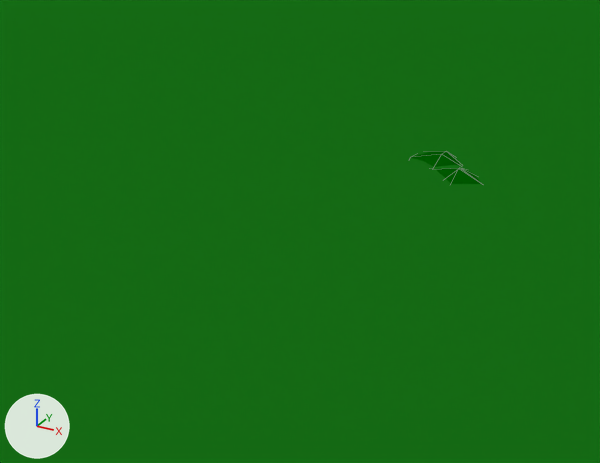
The Blender file WindGame/Assets/Blender/terrain.blend as it was, and as the next commit left it.
Rendered twice from a camera (50 mm lens) standing at (4.037, 5.611, 0.134) and looking at (3.921, 5.824, 0.028). Every picture has the same lights, and +X, +Y and +Z are marked at lower left. Mesh edges are drawn as thin lines on the coarser meshes.

The first picture shows 'Terrain', 'Tree'.
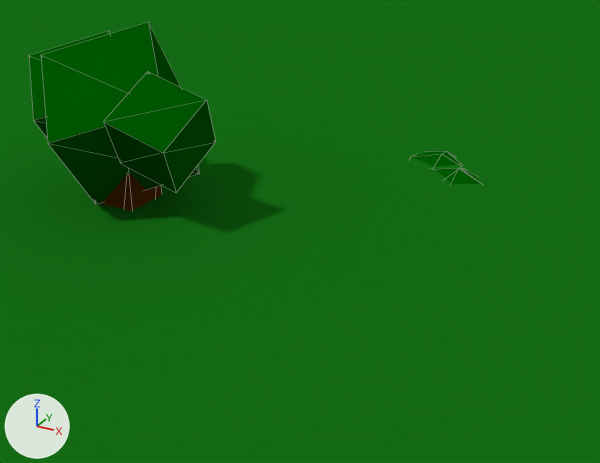
Commit message: Added new tree object 'NewTree' in blender terrain.blend

Location of each change, [x1, y1, x2, y2] in pixels of the pictures (600 x 463 px):
'NewTree', added (green): after [29, 22, 216, 211]
    faces in mat_leavesmat_001 (dark green #005c00): [29, 22, 216, 204]
    faces in mat_trunkmat_001 (brown #5a2d00): [99, 173, 162, 211]

Diff of the bpy script that builds the scene:
```diff
--- a/WindGame/Assets/Blender/terrain.blend.py
+++ b/WindGame/Assets/Blender/terrain.blend.py
@@ mat_trunkmat_001 @@
+mat_trunkmat_001 = diffuse_material('TrunkMat.001')
+mat_trunkmat_001.base_color = (0.102, 0.0268, 0.0)  # brown #5a2e00
@@ mat_leavesmat_001 @@
+mat_leavesmat_001 = diffuse_material('LeavesMat.001')
+mat_leavesmat_001.base_color = (0.0, 0.107, 0.0)  # dark green #005c00
@@ me_cube_010 @@
+me_cube_010.from_pydata(...)  # 32 vertices, 44 faces; spans x -1.0..8.29, y -4.85..2.86, z -5.93..1.18
+# faces by material slot: [8, 36]
+me_cube_010.materials.append(mat_trunkmat_001)  # brown #5a2e00
+me_cube_010.materials.append(mat_leavesmat_001)  # dark green #005c00
@@ ob_newtree @@
+ob_newtree = bpy.data.objects.new('NewTree', me_cube_010)
+ob_newtree.location = (3.8944, 5.7908, 0.0651)
+ob_newtree.rotation_euler = (2.071, 0.915, 2.012)  # degrees (119, 52, 115)
+ob_newtree.scale = (0.01, 0.01, 0.01)
```
